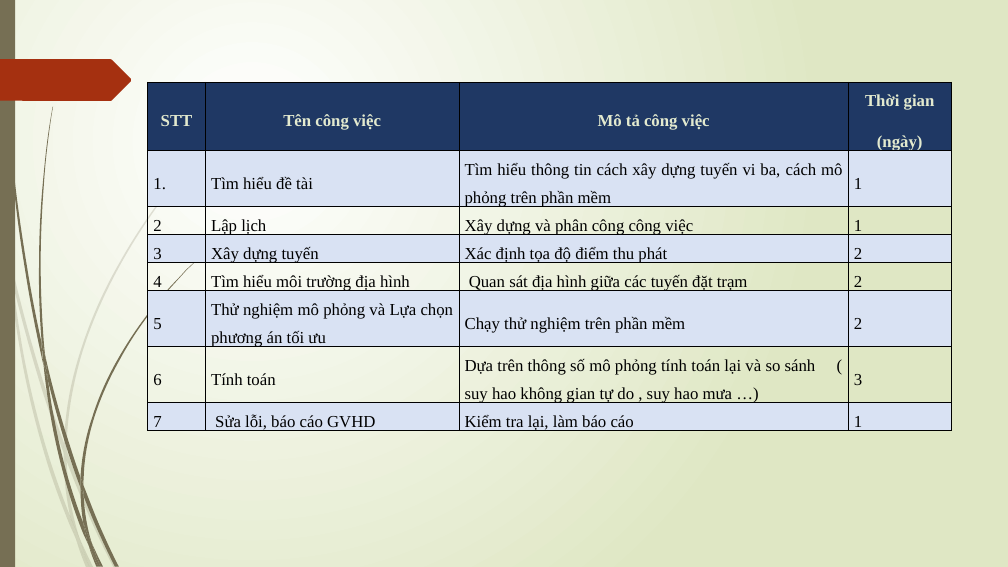
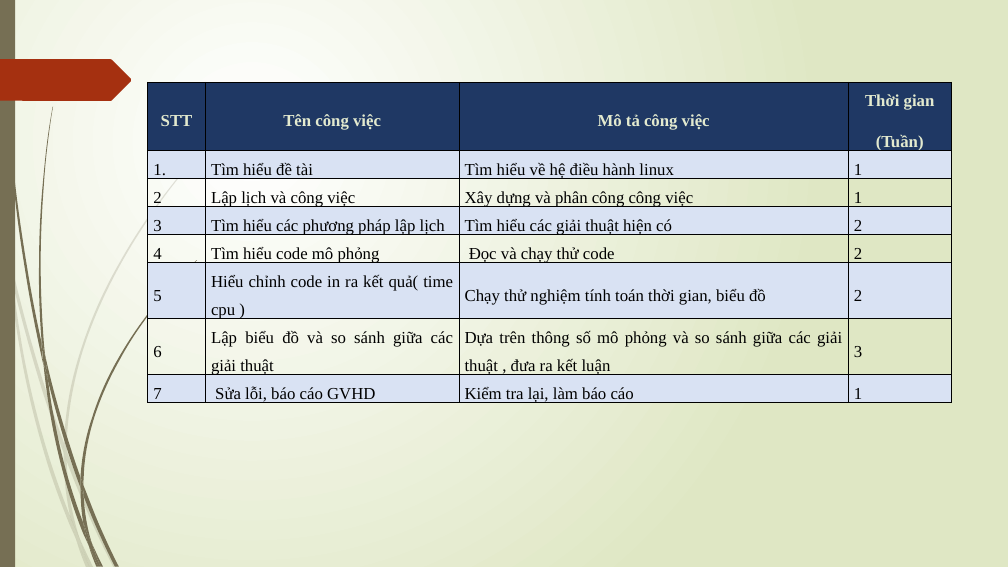
Before and after one commit to darkmagician148/operating_system, a slide deck: slide 3 of Scheduling-linux.pptx. Drawn at 1008x567 pixels with LibreOffice and Linux fonts; fonts in the diff are those of the drawing. Boxes give left, top, right and bottom in pixels: in the first picture for what was removed or moved away, otherwise in the second. Text is boxed around its words. In the diff, an @@ line names an element or a change of style, - is before the commit and + after.

```diff
--- a/Scheduling-linux.pptx
+++ b/Scheduling-linux.pptx
@@ table at box(147, 82, 951, 417) @@
-row 1, column 4: Thời gian / (ngày)
+row 1, column 4: Thời gian / (Tuần)
-row 2, column 3: Tìm hiểu thông tin cách xây dựng tuyến vi ba, cách mô phỏng trên phần mềm
+row 2, column 3: Tìm hiểu về hệ điều hành linux
-row 3, column 2: Lập lịch
+row 3, column 2: Lập lịch và công việc
-row 4, column 2: Xây dựng tuyến
+row 4, column 2: Tìm hiểu các phương pháp lập lịch
-row 4, column 3: Xác định tọa độ điểm thu phát
+row 4, column 3: Tìm hiểu các giải thuật hiện có
-row 5, column 2: Tìm hiểu môi trường địa hình
+row 5, column 2: Tìm hiểu code mô phỏng
-row 5, column 3: Quan sát địa hình giữa các tuyến đặt trạm
+row 5, column 3: Đọc và chạy thử code
-row 6, column 2: Thử nghiệm mô phỏng và Lựa chọn phương án tối ưu
+row 6, column 2: Hiểu chỉnh code in ra kết quả( time cpu )
-row 6, column 3: Chạy thử nghiệm trên phần mềm
+row 6, column 3: Chạy thử nghiệm tính toán thời gian, biểu đồ
-row 7, column 2: Tính toán
+row 7, column 2: Lập biểu đồ và so sánh giữa các giải thuật
-row 7, column 3: Dựa trên thông số mô phỏng tính toán lại và so sánh ( suy hao không gian tự do , suy hao mưa …)
+row 7, column 3: Dựa trên thông số mô phỏng và so sánh giữa các giải thuật , đưa ra kết luận
```
Also in this commit, not shown: 7 other slides changed, 9 slides added, 3 slides removed.
